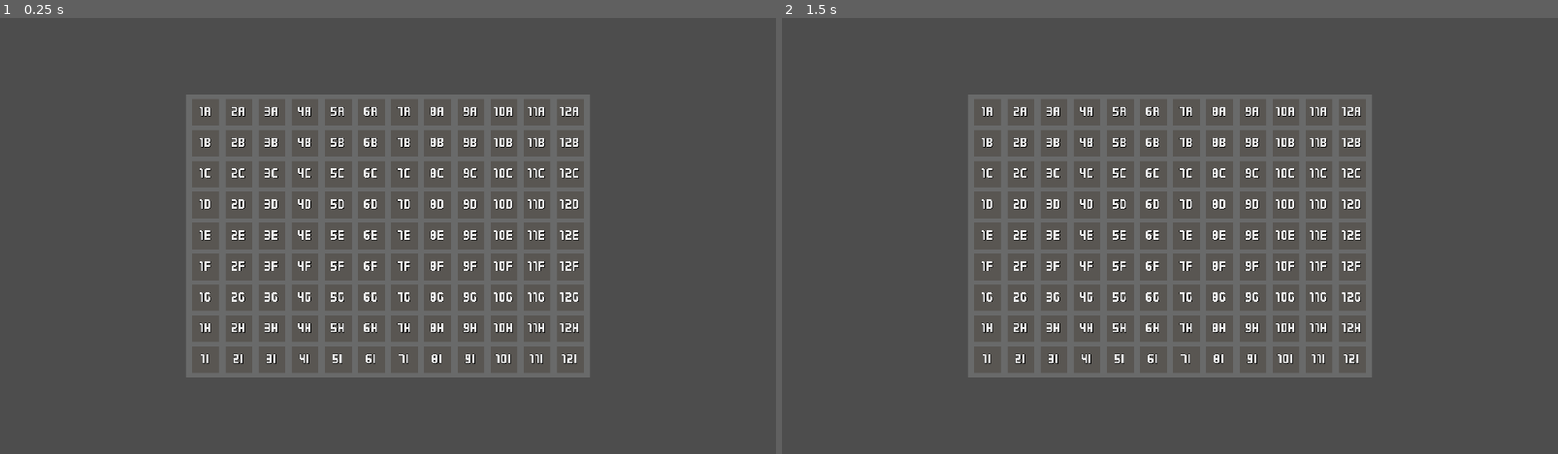
Above: before the commit, frames 1-2 (left to right).
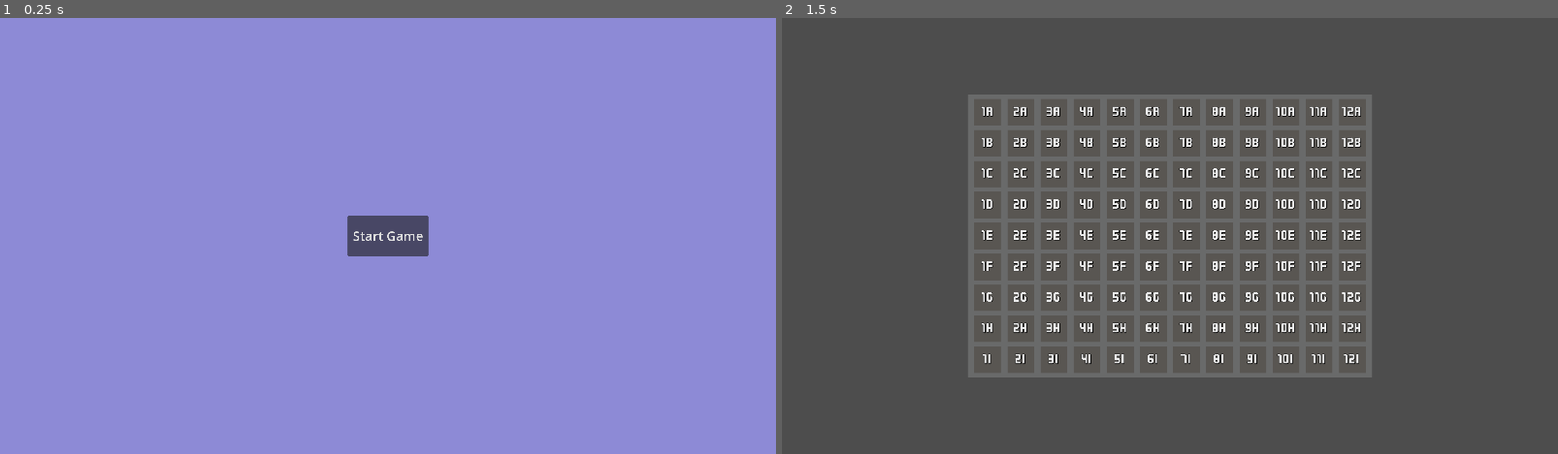
Above: after the commit, the same moments.

Repository: abaker-skudlarek/Acquire
Game: Godot game, scene res://Scenes/Main/main.tscn
The game is run twice, just before and just after one commit, with the same random seed, the same clock (stepped at 60 frames per second) and the same inputs.
Inputs (mouse positions are in pixels of both pictures, inside the frame that each line leads up to):
- Up to frame 1 (0.25 s): no input
- Up to frame 2 (1.5 s): click (1170, 236) at 0.5 s, where only the run after the commit has a clickable "Start Game"; tap Enter at 1.25 s; move the mouse to (991, 113) at 1.27 s; click (991, 113) at 1.42 s

The runs differ from the first frame. In frame 1, 99% of the frame differs, in the area x 0-100%, y 0-100%; in frame 2, nothing differs.

Commit message:
some basic architecture setup

Diff:
--- /dev/null
+++ b/Resources/Autoloads/game_manager.gd
@@ -0,0 +1,19 @@
+extends Node
+
+
+func _ready() -> void:
+    SignalBus.connect("space_clicked", _on_space_clicked)  # TODO: this probably shouldn't go here
+    SignalBus.connect("start_game_pressed", _on_start_game_pressed)
+
+
+func _start_game() -> void:
+    SignalBus.emit_signal("board_setup")  # TODO: wait until this is done somehow?
+
+
+func _on_start_game_pressed() -> void:
+    _start_game()
+
+
+# TODO: this probably shouldn't go here
+func _on_space_clicked(space_id: String) -> void:
+    print("space with id %s clicked!" % space_id)
--- /dev/null
+++ b/Resources/Autoloads/signal_bus.gd
@@ -0,0 +1,9 @@
+extends Node
+
+# Setup
+signal board_setup()
+
+
+signal start_game_pressed
+
+signal space_clicked(space_id: String)
--- /dev/null
+++ b/Resources/globals.gd
@@ -0,0 +1,4 @@
+extends Node
+
+var NUMBERS := [1, 2, 3, 4, 5, 6, 7, 8, 9, 10, 11, 12]
+var LETTERS := ["A", "B", "C", "D", "E", "F", "G", "H", "I"]
--- a/Scenes/Board/board.gd
+++ b/Scenes/Board/board.gd
@@ -1,14 +1,10 @@
 extends Node2D
 
-const GRID_WIDTH := 12
-const GRID_HEIGHT := 9
-const HORIZONTAL_OFFSET := 16
-const VERTICAL_OFFSET := 10.6
-const HALF_SPACE_WIDTH := 33
-const START_POS_X := -500
-const START_POS_Y := -350
-const NUMBERS := [1, 2, 3, 4, 5, 6, 7, 8, 9, 10, 11, 12]
-const LETTERS := ["A", "B", "C", "D", "E", "F", "G", "H", "I"]
+const HORIZONTAL_OFFSET: int = 16
+const VERTICAL_OFFSET: float = 10.6
+const HALF_SPACE_WIDTH: int = 33
+const START_POS_X: int = -500
+const START_POS_Y: int = -350
 
 @export var empty_space_scene: PackedScene
 
@@ -16,17 +12,17 @@
 
 
 func _ready() -> void:
-	_initialize_board()
+	SignalBus.connect("board_setup", _on_board_setup)
 
 
 func _initialize_board() -> void:
 	var spawn_pos := Vector2(START_POS_X + HORIZONTAL_OFFSET + HALF_SPACE_WIDTH, START_POS_Y + VERTICAL_OFFSET + HALF_SPACE_WIDTH)
-	for x: int in range(0, len(LETTERS)):
+	for x: int in range(0, len(Globals.LETTERS)):
 		_board.append([])
-		for y: int in range(0, len(NUMBERS)):
+		for y: int in range(0, len(Globals.NUMBERS)):
 			var space_scene: Node2D = empty_space_scene.instantiate()
 			space_scene.position = spawn_pos
-			space_scene.set_space_id(str("%s%s" % [NUMBERS[y], LETTERS[x]]))
+			space_scene.set_space_id(str("%s%s" % [Globals.NUMBERS[y], Globals.LETTERS[x]]))
 			$Spaces.add_child(space_scene)
 			spawn_pos.x += (HALF_SPACE_WIDTH * 2) + HORIZONTAL_OFFSET
 			_board[x].append(space_scene)
@@ -39,3 +35,7 @@
 			ids.append(_board[n][idx].id)
 		print(ids)
 		ids = []
+
+
+func _on_board_setup() -> void:
+	_initialize_board()
--- a/Scenes/Main/main.tscn
+++ b/Scenes/Main/main.tscn
@@ -1,8 +1,11 @@
-[gd_scene load_steps=2 format=3 uid="uid://bitnphvnjwr66"]
+[gd_scene load_steps=3 format=3 uid="uid://bitnphvnjwr66"]
 
 [ext_resource type="PackedScene" uid="uid://b30twx3y1g4vc" path="res://Scenes/Board/board.tscn" id="1_1r6ip"]
+[ext_resource type="PackedScene" uid="uid://dednf0trb5555" path="res://Scenes/MainMenu/main_menu.tscn" id="2_lixft"]
 
 [node name="Main" type="Node"]
 
 [node name="Board" parent="." instance=ExtResource("1_1r6ip")]
 position = Vector2(960, 540)
+
+[node name="MainMenu" parent="." instance=ExtResource("2_lixft")]
--- /dev/null
+++ b/Scenes/MainMenu/main_menu.gd
@@ -0,0 +1,6 @@
+extends ColorRect
+
+
+func _on_start_game_button_pressed() -> void:
+    SignalBus.emit_signal("start_game_pressed")
+    hide()
--- /dev/null
+++ b/Scenes/MainMenu/main_menu.tscn
@@ -0,0 +1,30 @@
+[gd_scene load_steps=2 format=3 uid="uid://dednf0trb5555"]
+
+[ext_resource type="Script" uid="uid://goamosws3io0" path="res://Scenes/MainMenu/main_menu.gd" id="1_uqdog"]
+
+[node name="MainMenu" type="ColorRect"]
+anchors_preset = 15
+anchor_right = 1.0
+anchor_bottom = 1.0
+grow_horizontal = 2
+grow_vertical = 2
+color = Color(0.551853, 0.542534, 0.838025, 1)
+script = ExtResource("1_uqdog")
+
+[node name="StartGameButton" type="Button" parent="."]
+layout_mode = 1
+anchors_preset = 8
+anchor_left = 0.5
+anchor_top = 0.5
+anchor_right = 0.5
+anchor_bottom = 0.5
+offset_left = -100.0
+offset_top = -50.0
+offset_right = 100.0
+offset_bottom = 50.0
+grow_horizontal = 2
+grow_vertical = 2
+theme_override_font_sizes/font_size = 32
+text = "Start Game"
+
+[connection signal="pressed" from="StartGameButton" to="." method="_on_start_game_button_pressed"]
--- a/Scenes/Space/space.gd
+++ b/Scenes/Space/space.gd
@@ -11,4 +11,4 @@
 
 func _on_area_2d_input_event(_viewport: Node, event: InputEvent, _shape_idx: int) -> void:
 	if event is InputEventMouseButton and event.pressed == true:
-		print("space id = %s" % id)
+		SignalBus.emit_signal("space_clicked", id)
--- /dev/null
+++ b/Scenes/Tile/tile.tscn
@@ -0,0 +1,9 @@
+[gd_scene load_steps=2 format=3 uid="uid://b4mqkgu5q7u6h"]
+
+[ext_resource type="Texture2D" uid="uid://fkkp4usavqh4" path="res://Assets/Sprites/unassigned_tile.png" id="1_b86n5"]
+
+[node name="Tile" type="Node2D"]
+
+[node name="Sprite2D" type="Sprite2D" parent="."]
+scale = Vector2(66, 66)
+texture = ExtResource("1_b86n5")
--- /dev/null
+++ b/notes.gd
@@ -0,0 +1,36 @@
+extends Node
+"""
+
+# Classes/Scripts/Autoloads
+
+** game manager ****************************************************************************************************************************
+- acts as the "DM" of the game
+- performs game setup (by telling any other components to do things at certain times for set up)
+- maintains the game "loop"
+-- keeps track of who's turn it is, and the sequence of things they can do on their turn
+********************************************************************************************************************************************
+
+** rules manager ***************************************************************************************************************************
+- holds logic to take care of any rules that need to be maintained, such as:
+-- if a tile placement is valid
+-- checks if the game is over maybe? could provide each player with a button to "declare game over" and when it's pressed, the rules
+    manager is the one that checks if it's true
+********************************************************************************************************************************************
+
+** banker **********************************************************************************************************************************
+- deals with stocks
+-- holds stock stockpile
+-- hands out and receives stocks when players buy/sell them
+-- keeps track of stock prices
+- deals with money
+-- gives or takes player's money when needed
+-- provides payouts based on mergers and the current stock prices
+- deals with tiles
+-- holds the tiles stockpile
+-- deals new tiles when they are needed
+-- holds "unusable" tiles stockpile and deals a new one when it's needed
+********************************************************************************************************************************************
+
+
+
+"""
--- a/project.godot
+++ b/project.godot
@@ -15,8 +15,15 @@
 config/features=PackedStringArray("4.4", "GL Compatibility")
 config/icon="res://icon.svg"
 
+[autoload]
+
+Globals="*res://Resources/globals.gd"
+SignalBus="*res://Resources/Autoloads/signal_bus.gd"
+GameManager="*res://Resources/Autoloads/game_manager.gd"
+
 [debug]
 
+gdscript/warnings/unused_signal=0
 gdscript/warnings/untyped_declaration=2
 
 [display]
@@ -29,6 +36,7 @@
 
 folder_colors={
 "res://Assets/": "red",
+"res://Resources/": "gray",
 "res://Scenes/": "orange"
 }
 
Binary file added: Assets/Sprites/american_tile.png
Not shown, added: Assets/Sprites/american_tile.png.import
Binary file added: Assets/Sprites/continental_tile.png
Not shown, added: Assets/Sprites/continental_tile.png.import
Binary file added: Assets/Sprites/festival_tile.png
Not shown, added: Assets/Sprites/festival_tile.png.import
Binary file added: Assets/Sprites/imperial_tile.png
Not shown, added: Assets/Sprites/imperial_tile.png.import
Binary file added: Assets/Sprites/sackson_tile.png
Not shown, added: Assets/Sprites/sackson_tile.png.import
Binary file added: Assets/Sprites/tower_tile.png
Not shown, added: Assets/Sprites/tower_tile.png.import
(and 9 more such lines)
